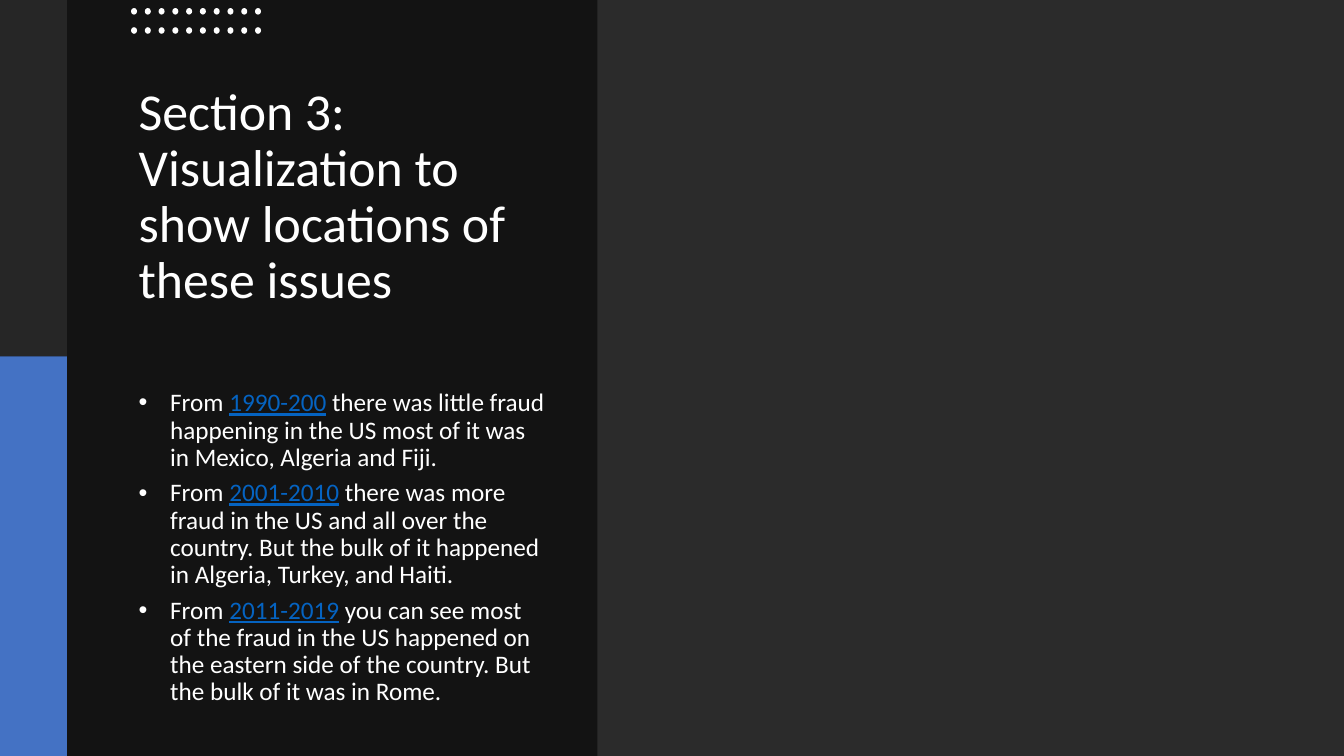
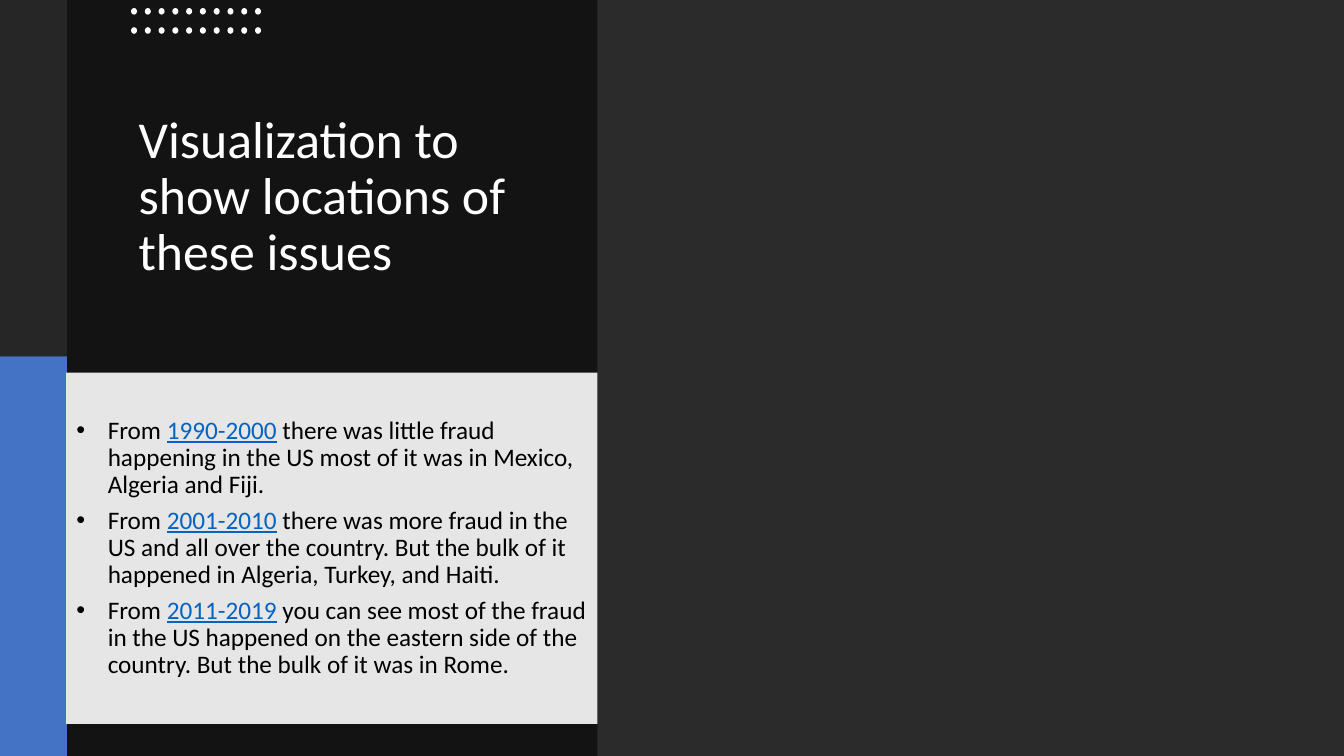
Before and after one commit to OP78142/UTSA-Bootcamp-Final, a slide deck: slide 5 of Predicting Credit Card Fraud_Template.pptx (slide 4 before the commit). Drawn at 1344x756 pixels with LibreOffice and Linux fonts; fonts in the diff are those of the drawing; background and template pictures are left out; a plain dark background stands for a picture behind light text. Boxes give left, top, right and bottom in pixels: in the first picture for what was removed or moved away, otherwise in the second. Text is boxed around its words. In the diff, an @@ line names an element or a change of style, - is before the commit and + after.

```diff
--- a/Predicting Credit Card Fraud_Template.pptx
+++ b/Predicting Credit Card Fraud_Template.pptx
@@ text at <box>139,122,505,271</box>: text changed @@
-Section 3: Visualization to show locations of these issues
+Visualization to show locations of these issues
@@ rectangle "From 1990-2000 there was little ...": place and size @@
-rectangle "From 1990-2000 there was little ..." at <box>170,393,544,700</box>
+rectangle "From 1990-2000 there was little ..." at <box>67,373,598,724</box>
@@ rectangle "From 1990-2000 there was little ..." at <box>67,373,598,724</box>: fill none to #E7E6E6 @@
@@ text in rectangle at <box>108,421,573,498</box>: text changed; text colour #FFFFFF to #000000 @@
-• From 1990-200 there was little fraud happening in the US most of it was in Mexico, Algeria and Fiji.
+• From 1990-2000 there was little fraud happening in the US most of it was in Mexico, Algeria and Fiji.
@@ text in rectangle at <box>108,511,585,677</box>: text colour #FFFFFF to #000000 in "From there was more fraud in the ...", "From you can see most of the ..." @@
```
Also in this commit, not shown: 5 other slides changed, 6 other files.
